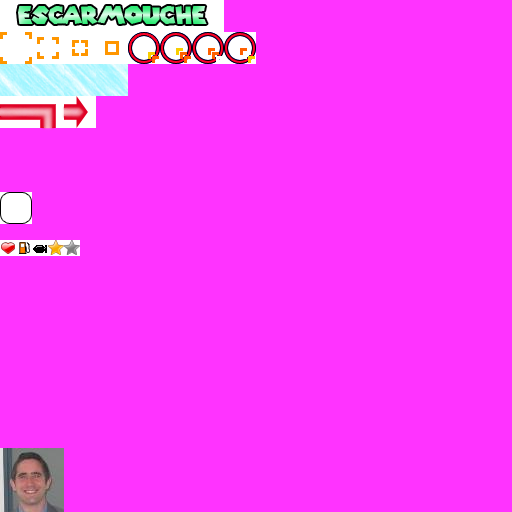
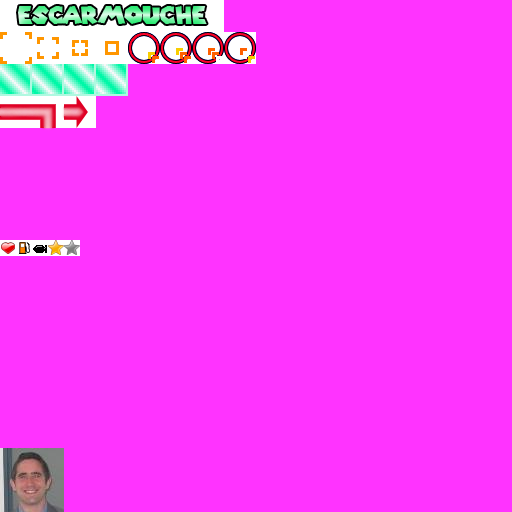
Before/after of a 512 × 512 layered artwork. What changed in the layer stack:
removed layer "Forme 1" over [0, 192, 32, 224]
painted on "Calque 4" over [0, 64, 128, 96]
painted on "Calque 0" over [0, 192, 32, 224]
